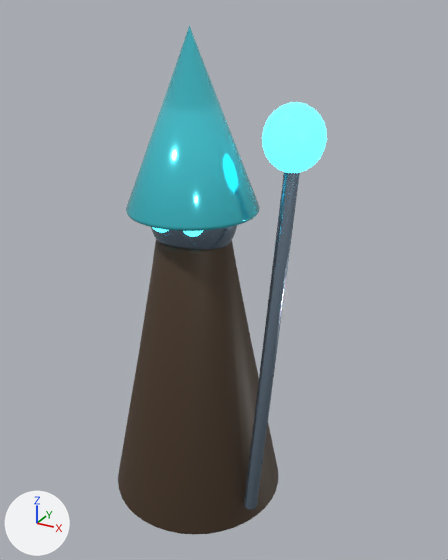
A saved change to the glTF model public/models/enemies/humanoid_v6.glb.
The view is the same before and after, from a camera (50 mm lens) standing at (2.32, -3.75, 2.52) and looking at (0.21, 0.08, 0.6). Every picture has the same lights, and +X, +Y and +Z are marked at lower left. The first picture is the older version. Where no turn or scale is listed for an object, it has been applied to the vertices. Vertices at exactly the same position are counted once.

Names of what the first picture shows: 'EYE_EMISSIVE.001', 'MAGE_HAT_ACCENT', 'MAGE_HEAD_PRIMARY', 'MAGE_ROBE_SECONDARY', 'MAGE_STAFF_PRIMARY', 'STAFF_ORB_EMISSIVE' and 1 more.
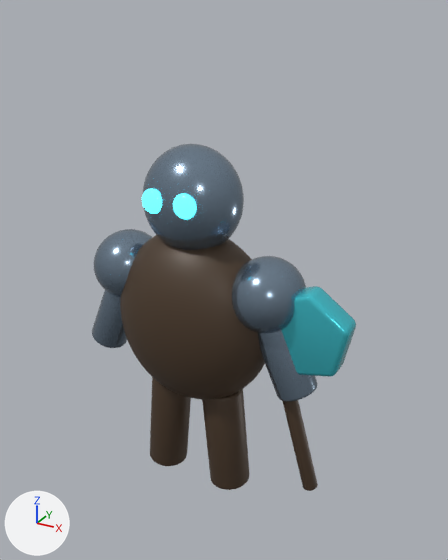
Edits to the bpy script that builds the scene:
```text
Change me_sphere_060:
    remove me_sphere_060.from_pydata(...)  # 922 vertices, 1840 faces; spans x -0.339..0.339, y -0.301..0.301, z -0.35..0.406
    add me_sphere_060.from_pydata(...)  # 922 vertices, 1840 faces; spans x -0.38..0.38, y -0.34..0.34, z -0.4..0.4
    me_sphere_060 part 1: 922 of 922 vertices moved; they spanned x -0.339..0.339, y -0.301..0.301, z -0.35..0.406 and now span x -0.38..0.38, y -0.34..0.34, z -0.4..0.4; mean shift (0.0, 0.0, -0.028)
Change me_sphere_062:
    remove me_sphere_062.from_pydata(...)  # 266 vertices, 528 faces; spans x -0.047..0.131, y -0.03..0.072, z -0.066..0.123
    add me_sphere_062.from_pydata(...)  # 266 vertices, 528 faces; spans x -0.09..0.09, y -0.05..0.05, z -0.09..0.09
    me_sphere_062 part 2: the whole mesh is multiplied about its middle by the matrix ((0.989, 0.148, -0.072), (-0.148, 0.989, -0.03), (0.0, 0.0, 0.952)), then moved by (-0.042, -0.021, -0.029)
Remove ob_mage_robe_secondary:
    ob_mage_robe_secondary = bpy.data.objects.new('MAGE_ROBE_SECONDARY', me_cone_122)
Change ob_mage_head_primary:
    ob_mage_head_primary.location: (0.0, 0.0, 1.1) -> (0.0, 0.0, 1.23)
Remove ob_mage_hat_accent:
    ob_mage_hat_accent = bpy.data.objects.new('MAGE_HAT_ACCENT', me_cone_123)
Remove ob_mage_staff_primary:
    ob_mage_staff_primary = bpy.data.objects.new('MAGE_STAFF_PRIMARY', me_cylinder_110)
Remove ob_staff_orb_emissive:
    ob_staff_orb_emissive = bpy.data.objects.new('STAFF_ORB_EMISSIVE', me_icosphere_386)
Add ob_barbarian_axe_head_accent:
    ob_barbarian_axe_head_accent = bpy.data.objects.new('BARBARIAN_AXE_HEAD_ACCENT', me_barbarian_axe_head)  # 190 vertices, 376 faces; spans x 0.514..1.273, y -0.11..0.11, z 0.028..0.711; in mat_deep_accent (cyan #50ddeb)
    ob_barbarian_axe_head_accent.location = (0.0, 0.0, 0.0)
Add ob_barbarian_axe_haft_secondary:
    ob_barbarian_axe_haft_secondary = bpy.data.objects.new('BARBARIAN_AXE_HAFT_SECONDARY', me_cylinder_129)  # 128 vertices, 252 faces; spans x -0.22..0.22, y -0.06..0.06, z -0.604..0.604; in mat_deep_secondary (brown #4d3c2c)
    ob_barbarian_axe_haft_secondary.location = (0.885, 0.0, -0.41)
Add ob_barbarian_leg_secondary_001:
    ob_barbarian_leg_secondary_001 = bpy.data.objects.new('BARBARIAN_LEG_SECONDARY.001', me_cylinder_128)  # 192 vertices, 380 faces; spans x -0.207..0.207, y -0.17..0.17, z -0.463..0.463; in mat_deep_secondary (brown #4d3c2c)
    ob_barbarian_leg_secondary_001.location = (0.28, 0.0, -0.77)
Add ob_barbarian_arm_primary_001:
    ob_barbarian_arm_primary_001 = bpy.data.objects.new('BARBARIAN_ARM_PRIMARY.001', me_cylinder_127)  # 192 vertices, 380 faces; spans x -0.279..0.279, y -0.16..0.16, z -0.38..0.38; in mat_deep_primary (greyish blue #8497aa)
    ob_barbarian_arm_primary_001.location = (0.76, 0.0, 0.175)
Add ob_barbarian_shoulder_primary_001:
    ob_barbarian_shoulder_primary_001 = bpy.data.objects.new('BARBARIAN_SHOULDER_PRIMARY.001', me_sphere_044)  # a UV sphere (40 segments, 24 rings, poles along z) spanning x -0.28..0.28, y -0.3..0.3, z -0.28..0.28; in mat_deep_primary (greyish blue #8497aa)
    ob_barbarian_shoulder_primary_001.location = (0.62, 0.0, 0.6)
Add ob_barbarian_leg_secondary:
    ob_barbarian_leg_secondary = bpy.data.objects.new('BARBARIAN_LEG_SECONDARY', me_cylinder_126)  # 192 vertices, 380 faces; spans x -0.207..0.207, y -0.17..0.17, z -0.463..0.463; in mat_deep_secondary (brown #4d3c2c)
    ob_barbarian_leg_secondary.location = (-0.28, 0.0, -0.77)
Add ob_barbarian_arm_primary:
    ob_barbarian_arm_primary = bpy.data.objects.new('BARBARIAN_ARM_PRIMARY', me_cylinder_125)  # 192 vertices, 380 faces; spans x -0.279..0.279, y -0.16..0.16, z -0.38..0.38; in mat_deep_primary (greyish blue #8497aa)
    ob_barbarian_arm_primary.location = (-0.76, 0.0, 0.175)
Add ob_barbarian_shoulder_primary:
    ob_barbarian_shoulder_primary = bpy.data.objects.new('BARBARIAN_SHOULDER_PRIMARY', me_sphere_043)  # a UV sphere (40 segments, 24 rings, poles along z) spanning x -0.28..0.28, y -0.3..0.3, z -0.28..0.28; in mat_deep_primary (greyish blue #8497aa)
    ob_barbarian_shoulder_primary.location = (-0.62, 0.0, 0.6)
Add ob_barbarian_torso_secondary:
    ob_barbarian_torso_secondary = bpy.data.objects.new('BARBARIAN_TORSO_SECONDARY', me_sphere_041)  # a UV sphere (40 segments, 24 rings, poles along z) spanning x -0.66..0.66, y -0.44..0.44, z -0.72..0.72; in mat_deep_secondary (brown #4d3c2c)
    ob_barbarian_torso_secondary.location = (0.0, 0.0, 0.28)
```

Where the change shows, as pixel boxes [x1, y1, x2, y2] in the pictures (448 x 560 px; the box of a moved part takes in the faces that stretch with it):
'MAGE_ROBE_SECONDARY', deleted (brown): before [118, 240, 278, 535]
'BARBARIAN_TORSO_SECONDARY', added (brown): after [120, 235, 265, 400]
'MAGE_HAT_ACCENT', deleted (cyan): before [126, 26, 260, 231]
'MAGE_HEAD_PRIMARY', reshaped, moved: before [151, 225, 237, 250]; after [143, 144, 244, 250]
'MAGE_STAFF_PRIMARY', deleted: before [244, 172, 300, 510]
'BARBARIAN_AXE_HEAD_ACCENT', added (cyan): after [281, 286, 356, 377]
'BARBARIAN_SHOULDER_PRIMARY.001', added: after [232, 256, 306, 333]
'BARBARIAN_LEG_SECONDARY.001', added (brown): after [202, 389, 249, 490]
'STAFF_ORB_EMISSIVE', deleted (cyan): before [262, 102, 327, 173]
'BARBARIAN_LEG_SECONDARY', added (brown): after [150, 377, 191, 466]
'BARBARIAN_SHOULDER_PRIMARY', added: after [94, 229, 153, 297]
'BARBARIAN_ARM_PRIMARY.001', added: after [258, 331, 317, 402]
'BARBARIAN_AXE_HAFT_SECONDARY', added (brown): after [283, 400, 318, 491]
'BARBARIAN_ARM_PRIMARY', added: after [92, 290, 127, 348]
part 2 of me_sphere_062, moved or reshaped: before [183, 231, 203, 237]; after [173, 193, 197, 220]
